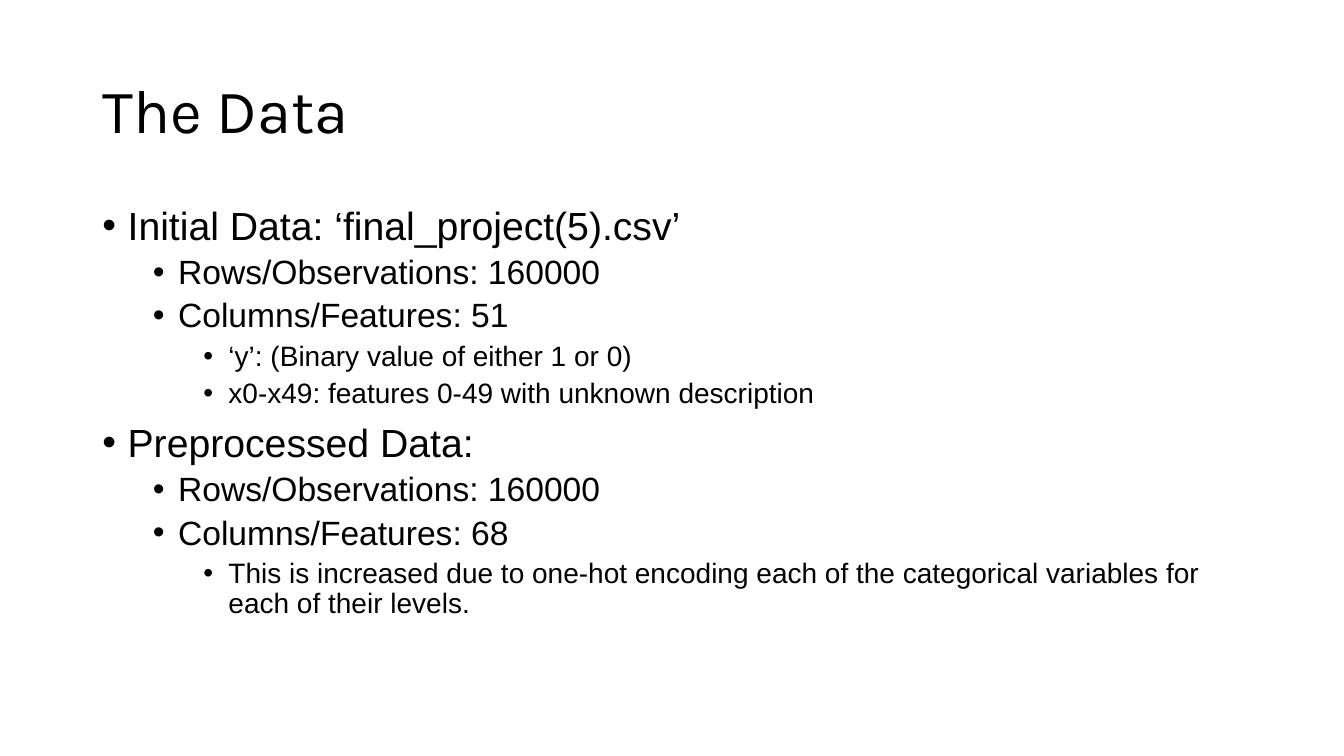
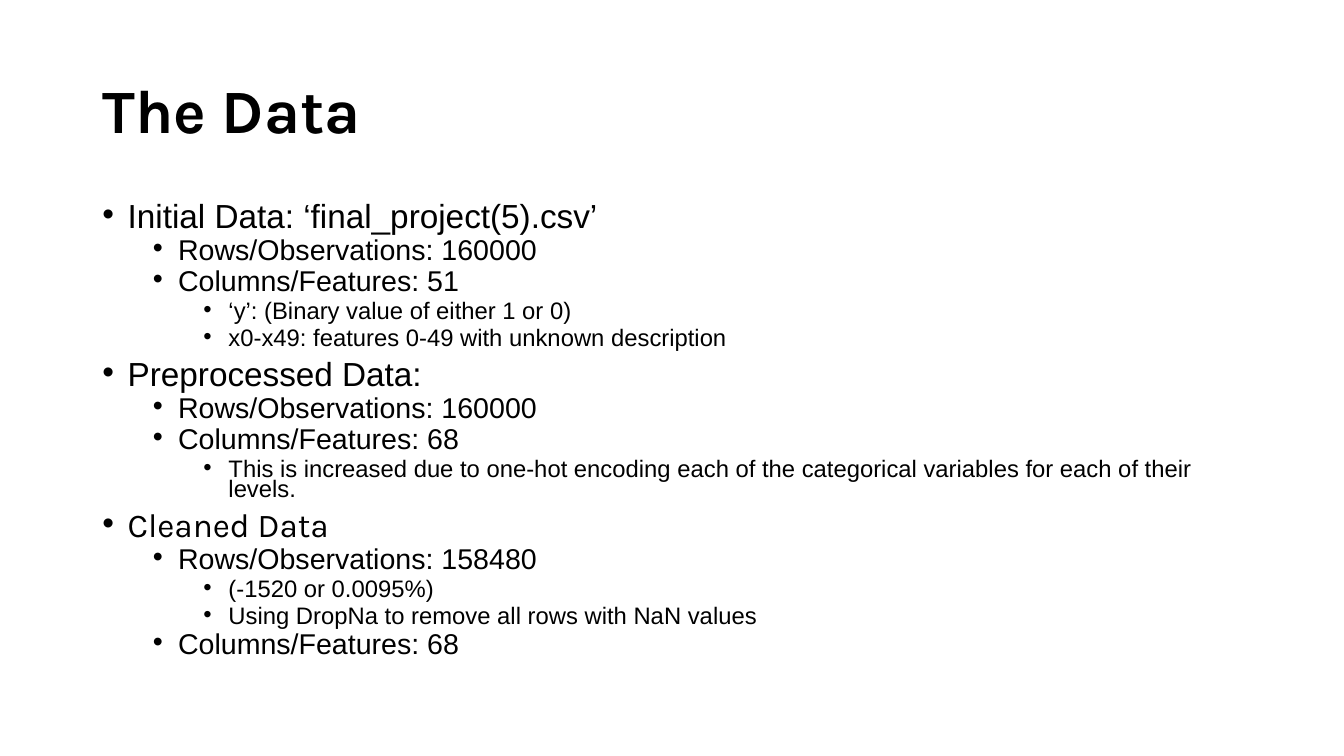
Before and after one commit to Mcusac/Case-Study-X, a slide deck: slide 3 of Cusack_Matthew_CaseStudy7.pptx. Drawn at 1344x756 pixels with LibreOffice and Linux fonts; fonts in the diff are those of the drawing. Boxes give left, top, right and bottom in pixels: in the first picture for what was removed or moved away, otherwise in the second. Text is boxed around its words. In the diff, an @@ line names an element or a change of style, - is before the commit and + after.

```diff
--- a/Cusack_Matthew_CaseStudy7.pptx
+++ b/Cusack_Matthew_CaseStudy7.pptx
@@ title "The Data" at [102,90,361,134]: bold on @@
@@ text at [128,204,1191,498]: size 28 to 23.8 pt in "Initial Data: ‘final_project(5).csv’", "Preprocessed Data:"; size 24 to 20.4 pt in "Rows/Observations: 160000", "Columns/Features: 51", "Rows/Observations: 160000", "Columns/Features: 68"; size 20 to 17 pt in "‘y’: (Binary value of either 1 or ...", "x0-x49: features 0-49 with unknown description", "This is increased due to one-hot encoding ..."; line spacing 0.9 to 0.7 @@
@@ text at [128,514,757,655]: paragraphs added @@
+• Cleaned Data
+  • Rows/Observations: 158480
+    • (-1520 or 0.0095%)
+    • Using DropNa to remove all rows with NaN values
+  • Columns/Features: 68
```
Also in this commit, not shown: 9 other slides changed, 6 slides added, 3 slides removed, 15 other files.
